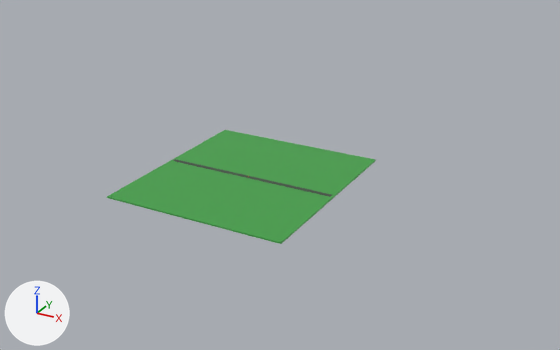
An edit to the glTF model common/models/scena.gltf, drawn before and after from the same camera.
Rendered twice from a 50 mm camera at (519.0, -852.0, 439.0) aimed at (0.0, 92.0, -33.0). Lighting does not change. The marker at lower left points along +X, +Y and +Z. Where no turn or scale is listed for an object, it has been applied to the vertices.

Objects in the first picture: 'trava'.
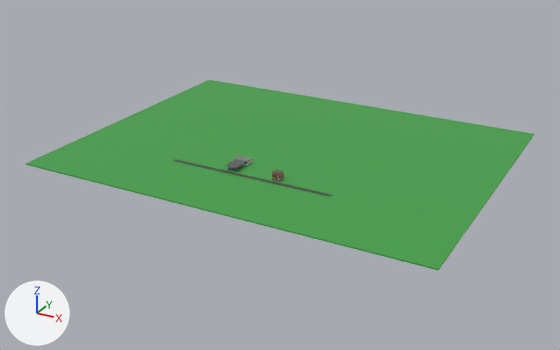
Location of each change, (x1, y1, x2, y2) in pixels of the pictures (560 x 350 px):
'trava', moved, rescaled (89% wider, 67% taller)
    before: (107, 130, 376, 244)
    after: (25, 80, 534, 271)
'Object_41', added
    after: (225, 156, 253, 172)
'Object_28', added
    after: (272, 170, 284, 182)

What changed in the scene script:
```text
Add img_stavbe_paleta:
    img_stavbe_paleta = load_image('stavbe_paleta', 'stavbe_paleta.png', 2048, 2048, 'sRGB')
Add mat_buiilding:
    mat_buiilding = principled_material('buiilding')
    mat_buiilding.texture = img_stavbe_paleta
    mat_buiilding.roughness = 0.6
Add mat_material_008:
    mat_material_008 = principled_material('Material.008')
    mat_material_008.texture = img_stavbe_paleta
Add me_object_26_001:
    me_object_26_001.from_pydata(...)  # 2622 vertices, 5058 faces; spans x -18.32..-5.72, y -30.09..-19.06, z 0.0..11.7
    me_object_26_001.materials.append(mat_buiilding)  # picture img_stavbe_paleta
Add me_object_41_002:
    me_object_41_002.from_pydata(...)  # 6562 vertices, 11657 faces; spans x -147.9..-124.6, y -31.4..14.2, z 0.0..7.8
    me_object_41_002.materials.append(mat_material_008)  # picture img_stavbe_paleta
Change ob_trava:
    ob_trava.location: (0.0, 0.0, -2.0) -> (1.0, 127.0, -2.0)
    ob_trava.scale: (132.0, 145.0, 1.0) -> (312.0, 242.0, 1.0)
Add ob_object_28:
    ob_object_28 = bpy.data.objects.new('Object_28', me_object_26_001)
    ob_object_28.location = (52.0, 37.0, -1.0)
Add ob_object_41:
    ob_object_41 = bpy.data.objects.new('Object_41', me_object_41_002)
    ob_object_41.location = (102.0, 36.0, -1.0)
```
